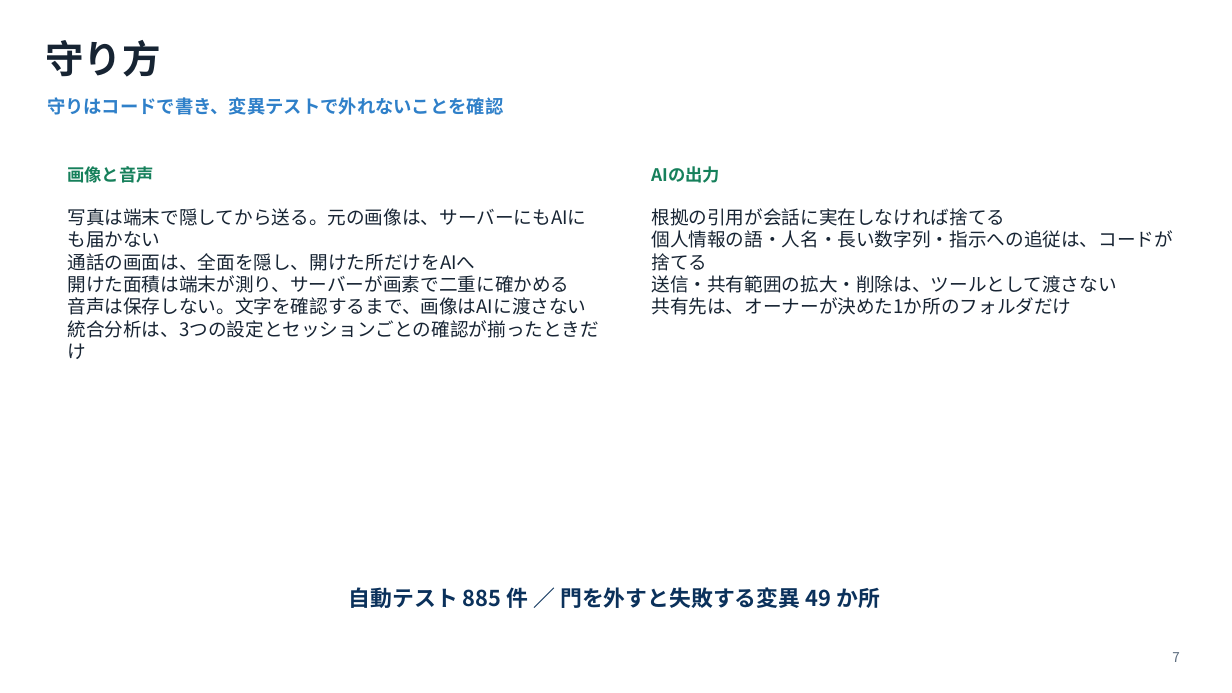
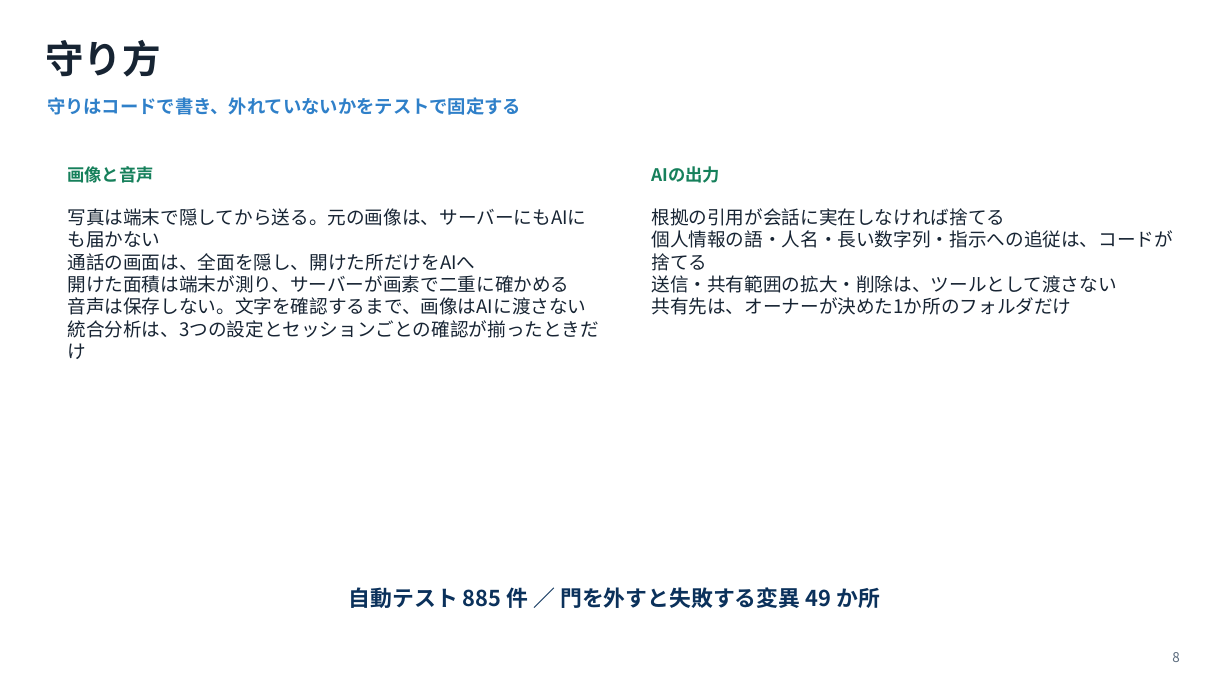
Before and after one commit to 009-next/Connect-Force, a slide deck: slide 8 of hackathon_materials/slides/Connect-Force_submission.pptx (slide 7 before the commit). Drawn at 1232x693 pixels with LibreOffice and Linux fonts; fonts in the diff are those of the drawing. Boxes give left, top, right and bottom in pixels: in the first picture for what was removed or moved away, otherwise in the second. Text is boxed around its words. In the diff, an @@ line names an element or a change of style, - is before the commit and + after.

```diff
--- a/hackathon_materials/slides/Connect-Force_submission.pptx
+++ b/hackathon_materials/slides/Connect-Force_submission.pptx
@@ text at [47, 97, 521, 115]: text changed @@
-守りはコードで書き、変異テストで外れないことを確認
+守りはコードで書き、外れていないかをテストで固定する
@@ text at [1172, 652, 1179, 662]: text changed @@
-7
+8
```
Also in this commit, not shown: 9 other slides changed, 1 slide added, 9 other files.
